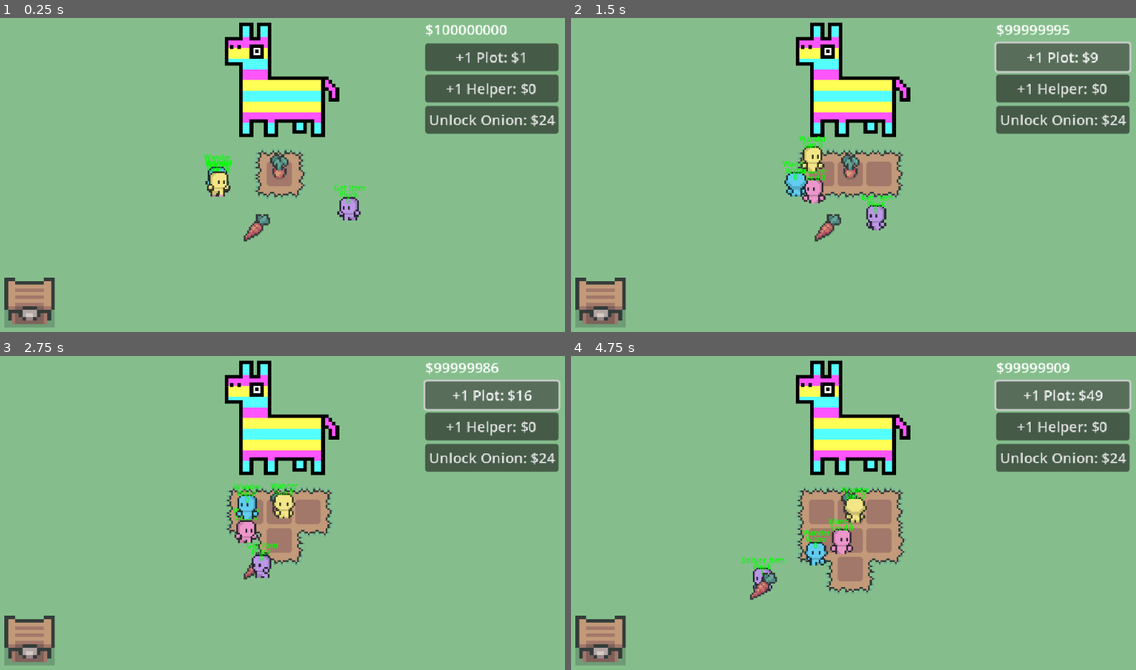
Above: before the commit, frames 1-4 (two rows, left to right).
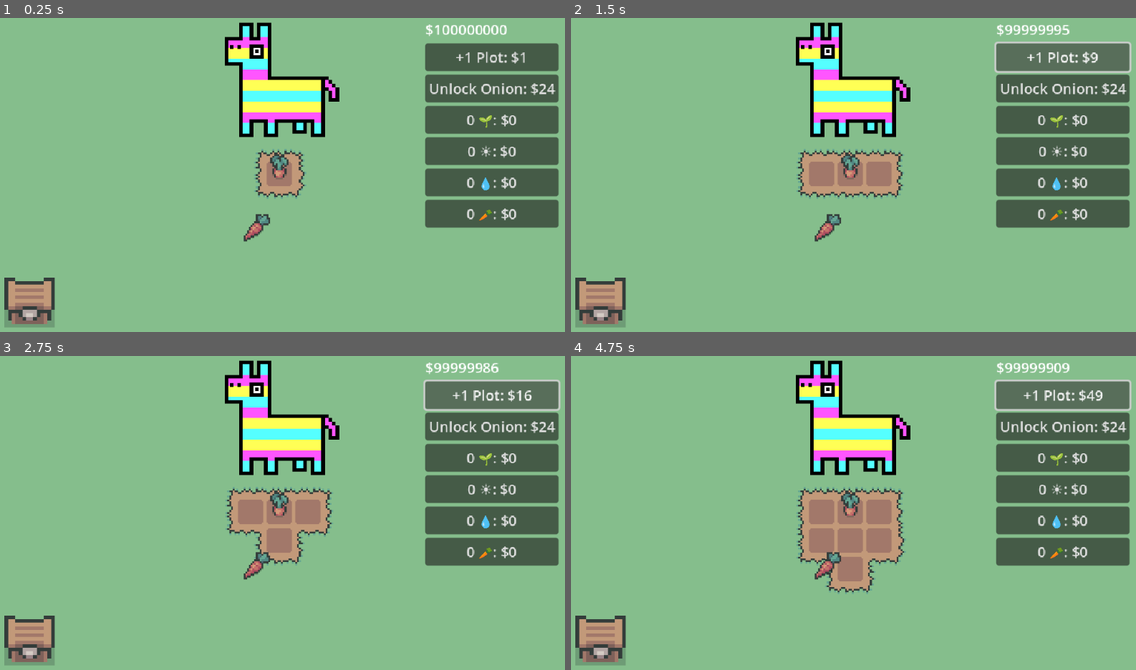
Above: after the commit, the same moments.

Repository: eric-marsh/farminata
Game: Godot game, scene res://scene/scene_switcher.tscn
Two runs of this game, one before a commit and one after it. Both use one fixed random seed, a clock stepped at 60 frames per second and the inputs below. Sound files missing from this copy of the repository are replaced by a short silence.
Inputs:
- Up to frame 1 (0.25 s): no input
- Up to frame 2 (1.5 s): click "+1 Plot: $1" at 0.5 s; click "+1 Plot: $4" at 1.25 s
- Up to frame 3 (2.75 s): click "+1 Plot: $9" at 2 s
- Up to frame 4 (4.75 s): click "+1 Plot: $16" at 2.75 s; click "+1 Plot: $25" at 3.5 s; click "+1 Plot: $36" at 4.25 s

The runs differ from the first frame. In frame 1, 8.1% of the frame differs, in the area x 36-99%, y 20-67%; in frame 2, 8.5%; in frame 3, 8.5%; in frame 4, 8.9%, in the area x 30-99%, y 20-78%.

Commit message:
add buttons for buying differnt helpers

Diff:
--- a/scene/canvas_layer.tscn
+++ b/scene/canvas_layer.tscn
@@ -1,6 +1,8 @@
-[gd_scene load_steps=2 format=3 uid="uid://jida1cnc03um"]
+[gd_scene load_steps=3 format=3 uid="uid://jida1cnc03um"]
 
 [ext_resource type="Script" uid="uid://dsnsjjq5kuc1g" path="res://script/canvas_layer.gd" id="1_xp8f4"]
+
+[sub_resource type="Theme" id="Theme_xp8f4"]
 
 [node name="CanvasLayer" type="CanvasLayer"]
 script = ExtResource("1_xp8f4")
@@ -28,14 +30,33 @@
 layout_mode = 2
 text = "+1 Plot"
 
-[node name="HelperButton" type="Button" parent="MarginContainer/VBoxContainer"]
-layout_mode = 2
-text = "+1 Helper"
-
 [node name="OnionButton" type="Button" parent="MarginContainer/VBoxContainer"]
 layout_mode = 2
 text = "Unlock Onion"
 
+[node name="AddSeedHelperButton" type="Button" parent="MarginContainer/VBoxContainer"]
+layout_mode = 2
+theme = SubResource("Theme_xp8f4")
+text = "0 🌱 - 10"
+
+[node name="AddSunHelperButton" type="Button" parent="MarginContainer/VBoxContainer"]
+layout_mode = 2
+theme = SubResource("Theme_xp8f4")
+text = "0 🌱 - 10"
+
+[node name="AddWaterHelperButton" type="Button" parent="MarginContainer/VBoxContainer"]
+layout_mode = 2
+theme = SubResource("Theme_xp8f4")
+text = "0 🌱 - 10"
+
+[node name="AddPluckHelperButton" type="Button" parent="MarginContainer/VBoxContainer"]
+layout_mode = 2
+theme = SubResource("Theme_xp8f4")
+text = "0 🌱 - 10"
+
 [connection signal="pressed" from="MarginContainer/VBoxContainer/PlotButton" to="." method="_on_plot_button_pressed"]
-[connection signal="pressed" from="MarginContainer/VBoxContainer/HelperButton" to="." method="_on_helper_button_pressed"]
 [connection signal="pressed" from="MarginContainer/VBoxContainer/OnionButton" to="." method="_on_onion_button_pressed"]
+[connection signal="pressed" from="MarginContainer/VBoxContainer/AddSeedHelperButton" to="." method="_on_add_seed_helper_button_pressed"]
+[connection signal="pressed" from="MarginContainer/VBoxContainer/AddSunHelperButton" to="." method="_on_add_sun_helper_button_pressed"]
+[connection signal="pressed" from="MarginContainer/VBoxContainer/AddWaterHelperButton" to="." method="_on_add_water_helper_button_pressed"]
+[connection signal="pressed" from="MarginContainer/VBoxContainer/AddPluckHelperButton" to="." method="_on_add_pluck_helper_button_pressed"]
--- a/scene/main.tscn
+++ b/scene/main.tscn
@@ -9,7 +9,6 @@
 [ext_resource type="Script" uid="uid://btvo711v3d32a" path="res://scene/drops_manager.gd" id="6_k65ib"]
 [ext_resource type="Script" uid="uid://b8iivuocvbyjt" path="res://script/helpers_container.gd" id="6_of57s"]
 [ext_resource type="PackedScene" uid="uid://xiwavl2b1sw0" path="res://scene/droppable.tscn" id="7_wscrc"]
-[ext_resource type="PackedScene" uid="uid://c82wwcd2kv076" path="res://scene/helper.tscn" id="8_k65ib"]
 [ext_resource type="PackedScene" uid="uid://pcjs3l3ltyss" path="res://scene/sell_chest.tscn" id="8_of57s"]
 [ext_resource type="PackedScene" uid="uid://c0isrep8hx4u6" path="res://scene/piniata.tscn" id="10_tqoya"]
 
@@ -44,21 +43,6 @@
 [node name="Helpers" type="Node2D" parent="."]
 script = ExtResource("6_of57s")
 
-[node name="Helper" parent="Helpers" instance=ExtResource("8_k65ib")]
-position = Vector2(243, 189)
-
-[node name="Helper2" parent="Helpers" instance=ExtResource("8_k65ib")]
-position = Vector2(243, 189)
-helper_type = 1
-
-[node name="Helper3" parent="Helpers" instance=ExtResource("8_k65ib")]
-position = Vector2(243, 189)
-helper_type = 2
-
-[node name="Helper4" parent="Helpers" instance=ExtResource("8_k65ib")]
-position = Vector2(407, 216)
-helper_type = 3
-
 [node name="CanvasLayer" parent="." instance=ExtResource("5_0ha60")]
 
 [node name="Animations" type="Node2D" parent="."]
--- a/script/canvas_layer.gd
+++ b/script/canvas_layer.gd
@@ -21,9 +21,21 @@
 	$MarginContainer/VBoxContainer/PlotButton.text = "+1 Plot: $" + str(plot_price)
 	$MarginContainer/VBoxContainer/PlotButton.disabled = plot_price > money
 
-	var helper_price = Prices.get_upgrade_price(Enum.Upgrade_Type.AddHelper)
-	$MarginContainer/VBoxContainer/HelperButton.text = "+1 Helper: $" + str(helper_price)
-	$MarginContainer/VBoxContainer/HelperButton.disabled = plot_price > money
+	var seed_helper_price = Prices.get_upgrade_price(Enum.Upgrade_Type.AddSeedHelper)
+	$MarginContainer/VBoxContainer/AddSeedHelperButton.text = str(State.num_seed_helpers) + " 🌱: $" + str(seed_helper_price)
+	$MarginContainer/VBoxContainer/AddSeedHelperButton.disabled = seed_helper_price > money
+
+	var sun_helper_price = Prices.get_upgrade_price(Enum.Upgrade_Type.AddSunHelper)
+	$MarginContainer/VBoxContainer/AddSunHelperButton.text = str(State.num_sun_helpers) + " ☀️: $" + str(sun_helper_price)
+	$MarginContainer/VBoxContainer/AddSunHelperButton.disabled = sun_helper_price > money
+
+	var water_helper_price = Prices.get_upgrade_price(Enum.Upgrade_Type.AddWaterHelper)
+	$MarginContainer/VBoxContainer/AddWaterHelperButton.text = str(State.num_water_helpers) + " 💧: $" + str(water_helper_price)
+	$MarginContainer/VBoxContainer/AddWaterHelperButton.disabled = water_helper_price > money
+
+	var pluck_helper_price = Prices.get_upgrade_price(Enum.Upgrade_Type.AddPluckHelper)
+	$MarginContainer/VBoxContainer/AddPluckHelperButton.text = str(State.num_pluck_helpers) + " 🥕: $" + str(pluck_helper_price)
+	$MarginContainer/VBoxContainer/AddPluckHelperButton.disabled = pluck_helper_price > money
 
 	if State.unlocked_slot_outputs.has(Enum.Drop_Type.Onion_Seed):
 		onion_button.visible = false
@@ -43,14 +55,7 @@
 	update_money_counter()
 
 
-func _on_helper_button_pressed() -> void:
-	var helper_price = Prices.get_upgrade_price(Enum.Upgrade_Type.AddHelper)
-	if !Globals.Main:
-		return
-	Globals.Main.change_money(-helper_price)
-	State.num_helpers += 1
-	Globals.HelpersContainerNode.add_helper()
-	update_money_counter()
+
 
 
 func _on_onion_button_pressed():
@@ -60,3 +65,40 @@
 	Globals.SlotMachineNodde.unlock_drop_type(Enum.Drop_Type.Onion_Seed)
 	Globals.PiniataNode.unlock_drop_type(Enum.Drop_Type.Onion_Seed)
 	onion_button.visible = false
+
+
+
+func add_helper_button_pressed(upgrade_type: Enum.Upgrade_Type, helper_type: Enum.Helper_Type) -> void:
+	var helper_price = Prices.get_upgrade_price(upgrade_type)
+	if !Globals.Main:
+		return
+	Globals.Main.change_money(-helper_price)
+	Globals.HelpersContainerNode.add_helper(helper_type)
+	match(helper_type):
+		Enum.Helper_Type.Seed:
+			State.num_seed_helpers += 1
+		Enum.Helper_Type.Sun:
+			State.num_sun_helpers += 1
+		Enum.Helper_Type.Water:
+			State.num_water_helpers += 1
+		Enum.Helper_Type.Pluck:
+			State.num_pluck_helpers += 1
+	update_money_counter()
+
+
+
+
+func _on_add_seed_helper_button_pressed() -> void:
+	add_helper_button_pressed(Enum.Upgrade_Type.AddSeedHelper, Enum.Helper_Type.Seed)
+
+
+func _on_add_sun_helper_button_pressed() -> void:
+	add_helper_button_pressed(Enum.Upgrade_Type.AddSunHelper, Enum.Helper_Type.Sun)
+
+
+func _on_add_water_helper_button_pressed() -> void:
+	add_helper_button_pressed(Enum.Upgrade_Type.AddWaterHelper, Enum.Helper_Type.Water)
+
+
+func _on_add_pluck_helper_button_pressed() -> void:
+	add_helper_button_pressed(Enum.Upgrade_Type.AddPluckHelper, Enum.Helper_Type.Pluck)
--- a/script/enum.gd
+++ b/script/enum.gd
@@ -8,7 +8,7 @@
 
 enum Slot_Pos {Left, Middle, Right}
 
-enum Upgrade_Type { AddPlot, AddHelper, UnlockOnion }
+enum Upgrade_Type { AddPlot, UnlockOnion, AddSeedHelper, AddSunHelper, AddWaterHelper, AddPluckHelper }
 
 enum Dir { Left, Right, Up, Down}
 enum Helper_State { Idle, Wander, Get_Item, Deliver_Item, Pluck_Crop }
--- a/script/helpers_container.gd
+++ b/script/helpers_container.gd
@@ -4,14 +4,21 @@
 const HELPER = preload("res://scene/helper.tscn")
 
 func _ready() -> void:
-	for i in range(State.num_helpers):
-		add_helper()
+	for i in range(State.num_seed_helpers):
+		add_helper(Enum.Helper_Type.Seed)
+	for i in range(State.num_sun_helpers):
+		add_helper(Enum.Helper_Type.Sun)
+	for i in range(State.num_water_helpers):
+		add_helper(Enum.Helper_Type.Water)
+	for i in range(State.num_pluck_helpers):
+		add_helper(Enum.Helper_Type.Pluck)
 
 func _physics_process(delta: float) -> void:
 	pass
 
-func add_helper() -> void:
+func add_helper(helper_type: Enum.Helper_Type) -> void:
 	var h = HELPER.instantiate() as helper
+	h.helper_type = helper_type
 	h.global_position = Util.random_visible_position()
 	add_child(h)
 
--- a/script/prices.gd
+++ b/script/prices.gd
@@ -13,7 +13,13 @@
 	match type:
 		Enum.Upgrade_Type.AddPlot:
 			return State.num_plots * State.num_plots
-		Enum.Upgrade_Type.AddHelper:
-			return State.num_helpers * State.num_helpers * 10
+		Enum.Upgrade_Type.AddSeedHelper:
+			return State.num_seed_helpers * State.num_seed_helpers * 10
+		Enum.Upgrade_Type.AddWaterHelper:
+			return State.num_water_helpers * State.num_water_helpers * 10
+		Enum.Upgrade_Type.AddSunHelper:
+			return State.num_sun_helpers * State.num_sun_helpers * 10
+		Enum.Upgrade_Type.AddPluckHelper:
+			return State.num_pluck_helpers * State.num_pluck_helpers * 10
 		Enum.Upgrade_Type.UnlockOnion:
 			return 24
--- a/script/state.gd
+++ b/script/state.gd
@@ -3,7 +3,11 @@
 var money:int = 100000000
 
 var num_plots:int = 1
-var num_helpers:int = 0
+
+var num_seed_helpers:int = 0
+var num_sun_helpers:int = 0
+var num_water_helpers:int = 0
+var num_pluck_helpers:int = 0
 
 var unlocked_slot_outputs: Array[Enum.Drop_Type] = []
 
Not shown: 1 places in scene/main.tscn that only renumber resources
